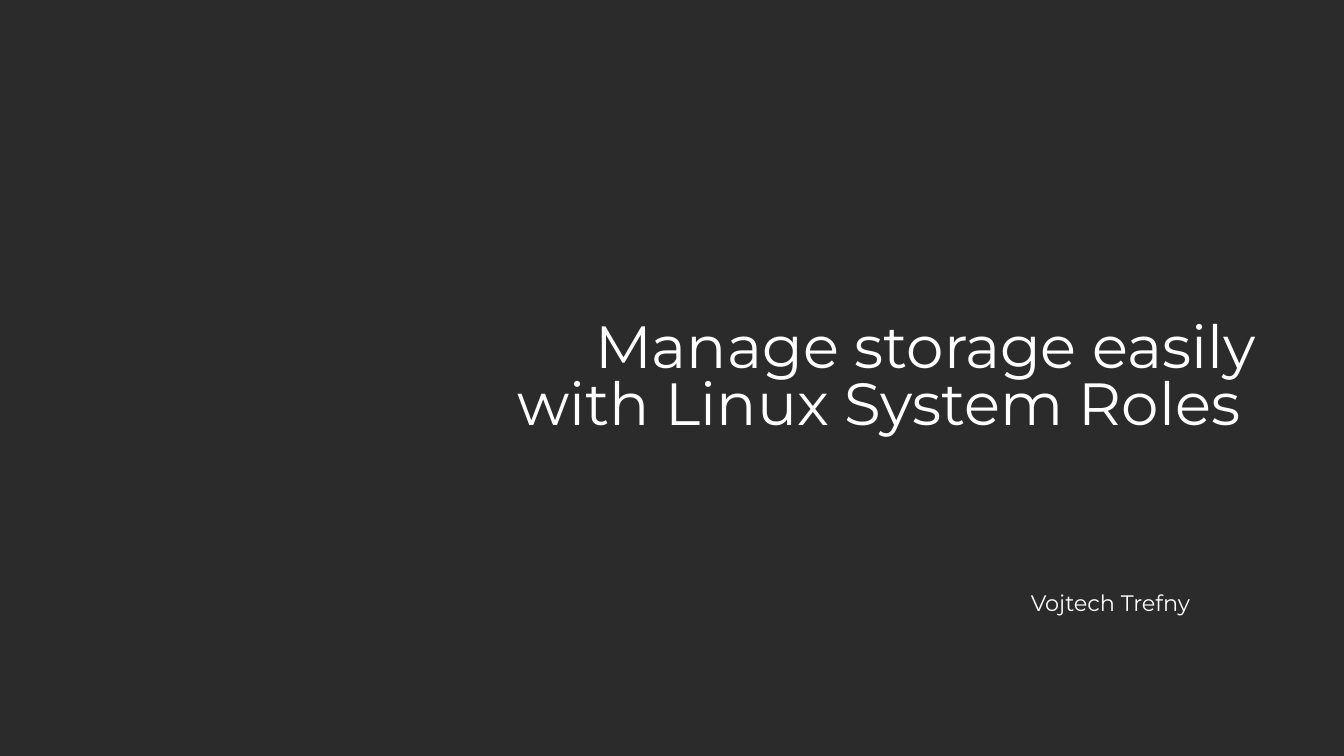
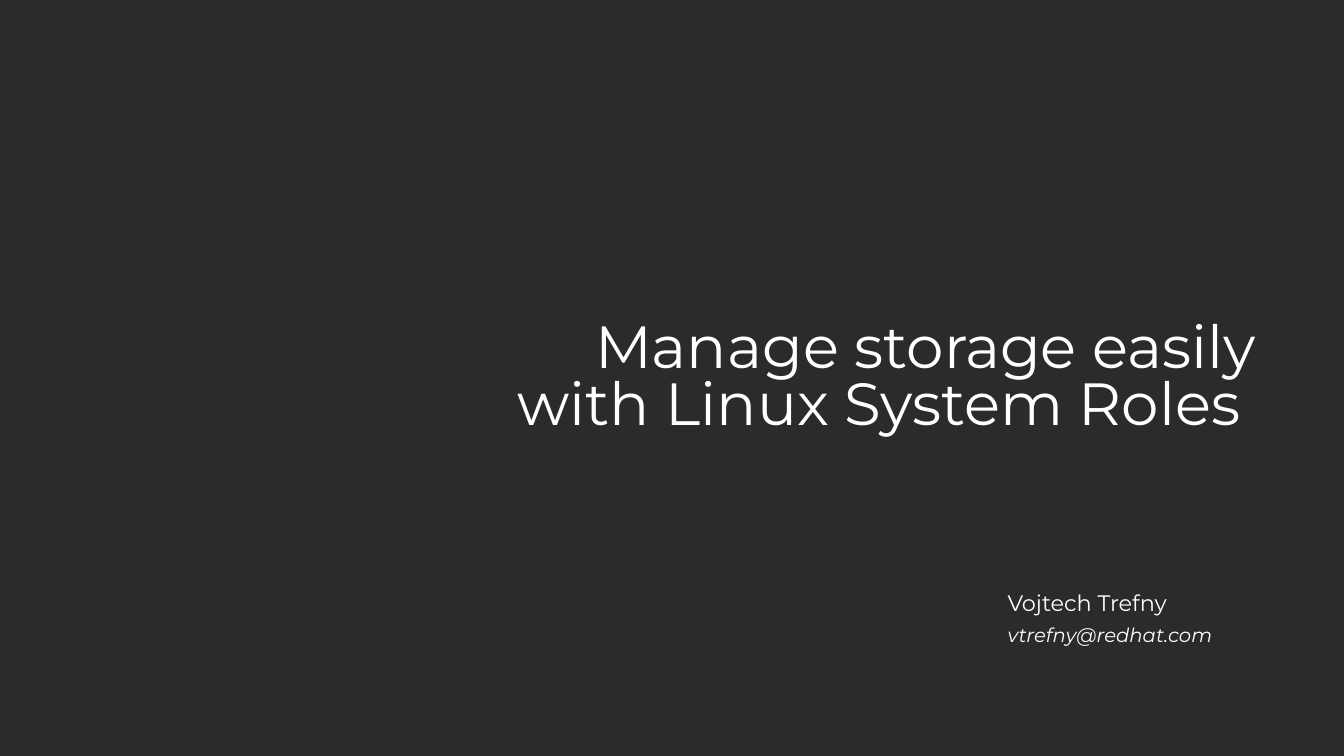
Before and after one commit to vojtechtrefny/slides, a slide deck: slide 1 of Manage storage easily with Linux System Roles/storage-role.odp. Drawn at 1344x756 pixels with LibreOffice and Linux fonts; fonts in the diff are those of the drawing; background and template pictures are left out; a plain dark background stands for a picture behind light text. Boxes give left, top, right and bottom in pixels: in the first picture for what was removed or moved away, otherwise in the second. Text is boxed around its words. In the diff, an @@ line names an element or a change of style, - is before the commit and + after.

Commit message:
Storage role slides update

```diff
--- a/Manage storage easily with Linux System Roles/storage-role.odp
+++ b/Manage storage easily with Linux System Roles/storage-role.odp
@@ subtitle "Vojtech Trefny": place and size @@
-subtitle "Vojtech Trefny" at (1031, 594, 1190, 616)
+subtitle "Vojtech Trefny" at (1008, 594, 1212, 646)
@@ subtitle at (1008, 627, 1212, 646): paragraph added @@
+vtrefny@redhat.com
```
Also in this commit, not shown: 3 other slides changed, 1 other file.
